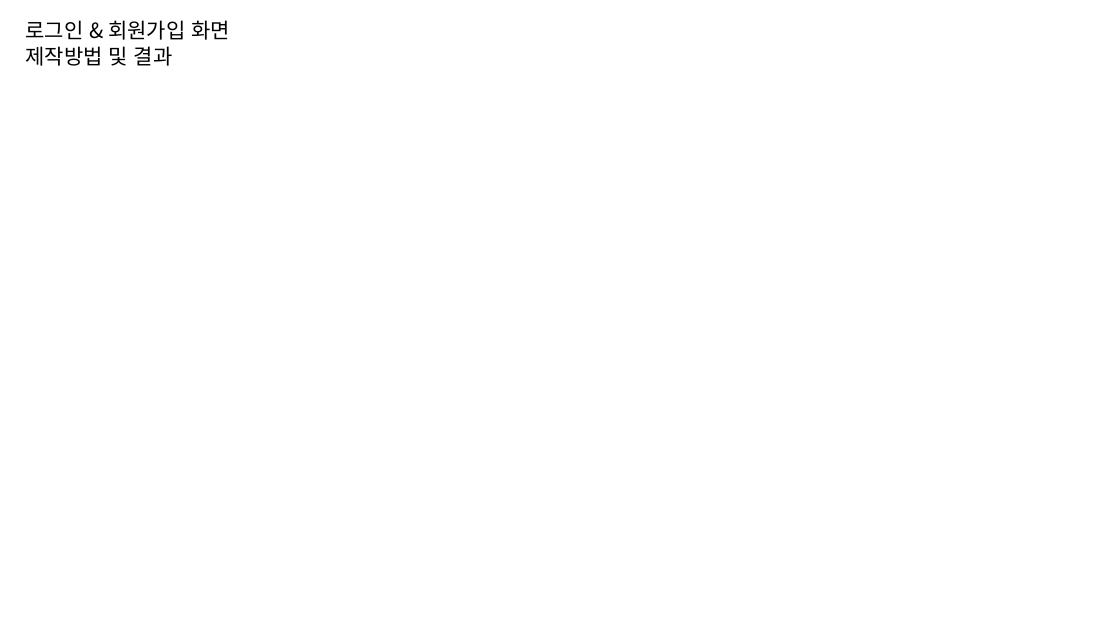
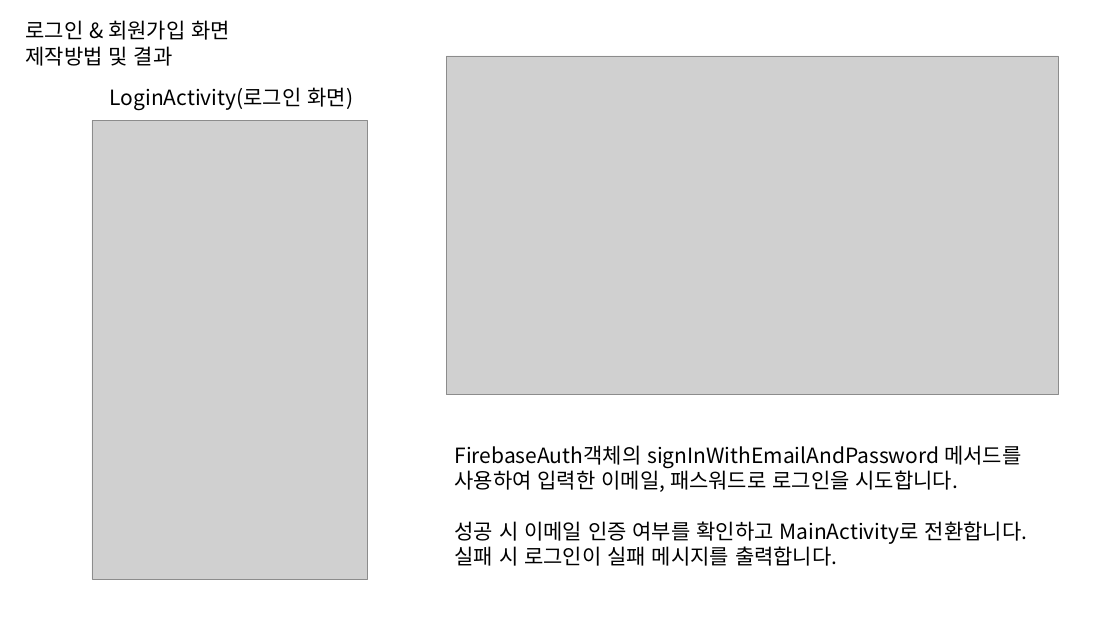
Before and after one commit to byungmeo/CockFit, a slide deck: slide 6 of Documents/4.제작보고서/제작보고서 자료.pptx. Drawn at 1120x630 pixels with LibreOffice and Linux fonts; fonts in the diff are those of the drawing; grey boxes stand for pictures. Boxes give left, top, right and bottom in pixels: in the first picture for what was removed or moved away, otherwise in the second. Text is boxed around its words. In the diff, an @@ line names an element or a change of style, - is before the commit and + after.

```diff
--- a/Documents/4.제작보고서/제작보고서 자료.pptx
+++ b/Documents/4.제작보고서/제작보고서 자료.pptx
@@ picture added at <box>446,56,1058,395</box> @@
@@ text added at <box>110,87,353,110</box>, 18 pt, text #000000 @@
+LoginActivity(로그인 화면)
@@ picture added at <box>92,121,367,580</box> @@
@@ text added at <box>454,445,1027,566</box>, 18 pt, text #000000 @@
+FirebaseAuth객체의 signInWithEmailAndPassword 메서드를
+사용하여 입력한 이메일, 패스워드로 로그인을 시도합니다.
+성공 시 이메일 인증 여부를 확인하고 MainActivity로 전환합니다.
+실패 시 로그인이 실패 메시지를 출력합니다.
```
Also in this commit, not shown: 7 other slides changed, 10 slides added, 1 slide removed, 7 other files.
